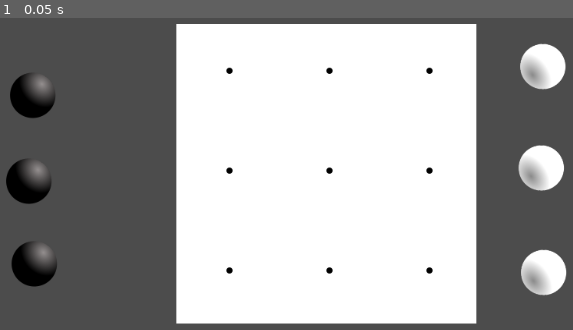
Above: before the commit, frame 1.
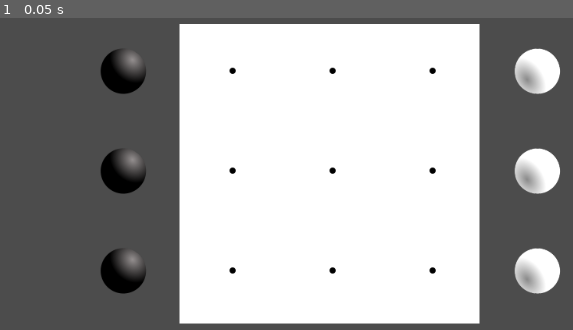
Above: after the commit, the same moment.

Repository: GodotGarden/morris-game
Game: Godot game, scene res://Game.tscn
The game is run twice, just before and just after one commit, with the same random seed, the same clock (stepped at 60 frames per second) and the same inputs.
Inputs:
- Up to frame 1 (0.05 s): no input

The runs differ from the first frame. In frame 1, 7.6% of the frame differs, in the area x 1-99%, y 1-99%.

Commit message:
Tweak layout

Diff:
--- a/Game.tscn
+++ b/Game.tscn
@@ -10,51 +10,51 @@
 
 [node name="Board" parent="." index="0" instance=ExtResource( 2 )]
 
-position = Vector2( 300, 100 )
+position = Vector2( 304, 100 )
 
 [node name="BlackPiece" parent="." index="1" instance=ExtResource( 3 )]
 
-margin_left = 84.0
-margin_top = 159.0
-margin_right = 148.0
-margin_bottom = 223.0
+margin_left = 200.0
+margin_top = 128.0
+margin_right = 264.0
+margin_bottom = 192.0
 
 [node name="BlackPiece2" parent="." index="2" instance=ExtResource( 3 )]
 
-margin_left = 79.0
-margin_top = 269.0
-margin_right = 143.0
-margin_bottom = 333.0
+margin_left = 200.0
+margin_top = 256.0
+margin_right = 264.0
+margin_bottom = 320.0
 
 [node name="BlackPiece3" parent="." index="3" instance=ExtResource( 3 )]
 
-margin_left = 86.0
-margin_top = 375.0
-margin_right = 150.0
-margin_bottom = 439.0
+margin_left = 200.0
+margin_top = 384.0
+margin_right = 264.0
+margin_bottom = 448.0
 
 [node name="WhitePiece" parent="." index="4" instance=ExtResource( 3 )]
 
-margin_left = 737.0
-margin_top = 122.0
-margin_right = 801.0
-margin_bottom = 186.0
+margin_left = 730.0
+margin_top = 128.0
+margin_right = 794.0
+margin_bottom = 192.0
 color = "white"
 
 [node name="WhitePiece2" parent="." index="5" instance=ExtResource( 3 )]
 
-margin_left = 735.0
-margin_top = 252.0
-margin_right = 799.0
-margin_bottom = 316.0
+margin_left = 730.0
+margin_top = 256.0
+margin_right = 794.0
+margin_bottom = 320.0
 color = "white"
 
 [node name="WhitePiece3" parent="." index="6" instance=ExtResource( 3 )]
 
-margin_left = 738.0
-margin_top = 386.0
-margin_right = 802.0
-margin_bottom = 450.0
+margin_left = 730.0
+margin_top = 384.0
+margin_right = 794.0
+margin_bottom = 448.0
 color = "white"
 
 [connection signal="player_moved" from="Board" to="." method="_on_Board_player_moved"]
